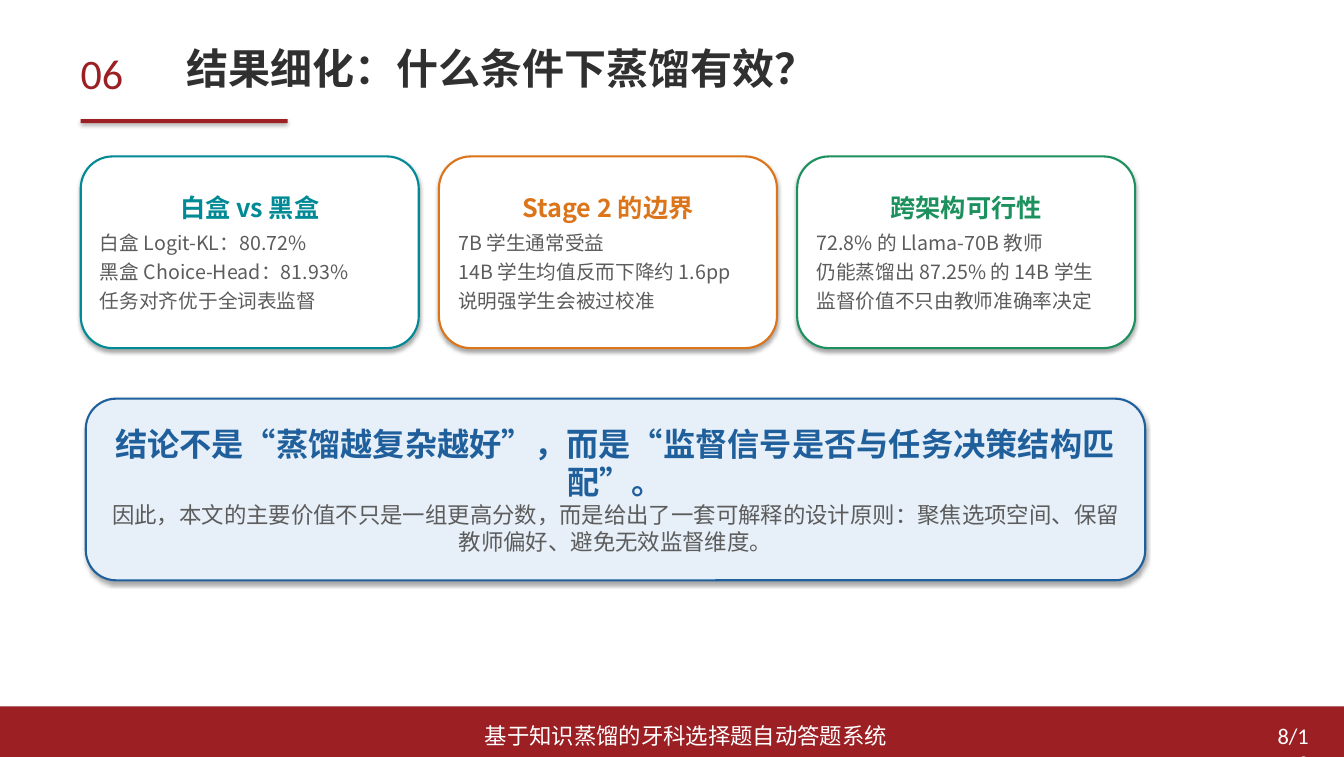
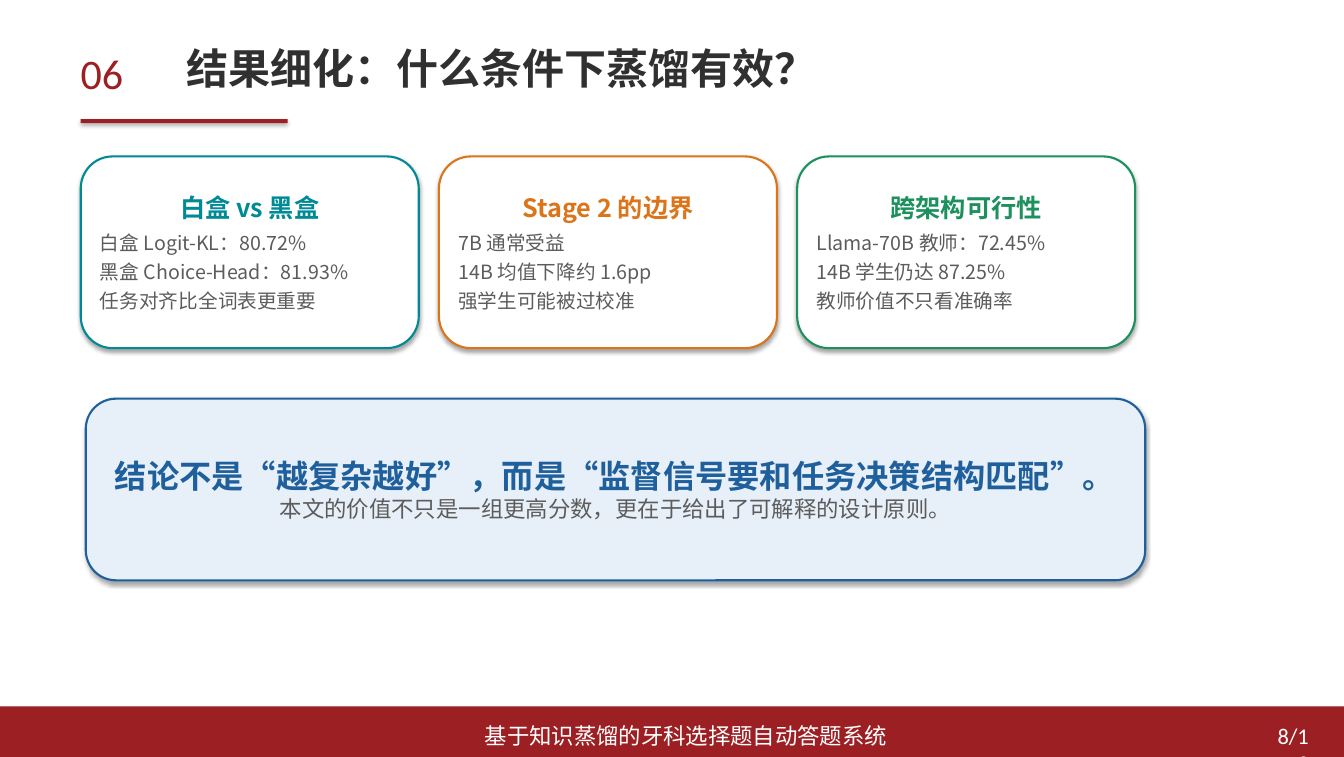
Before and after one commit to arthaschan/mentalDistill, a slide deck: slide 8 of thesis/答辩/论文汇报PPT_模板风格版.pptx. Drawn at 1344x757 pixels with LibreOffice and Linux fonts; fonts in the diff are those of the drawing. Boxes give left, top, right and bottom in pixels: in the first picture for what was removed or moved away, otherwise in the second. Text is boxed around its words. In the diff, an @@ line names an element or a change of style, - is before the commit and + after.

```diff
--- a/thesis/答辩/论文汇报PPT_模板风格版.pptx
+++ b/thesis/答辩/论文汇报PPT_模板风格版.pptx
@@ text in rounded rectangle at (x1=458, y1=233, x2=652, y2=310): text changed @@
-7B 学生通常受益
-14B 学生均值反而下降约 1.6pp
-说明强学生会被过校准
+7B 通常受益
+14B 均值下降约 1.6pp
+强学生可能被过校准
@@ text in rounded rectangle at (x1=816, y1=233, x2=1045, y2=310): text changed @@
-72.8% 的 Llama-70B 教师
-仍能蒸馏出 87.25% 的 14B 学生
-监督价值不只由教师准确率决定
+Llama-70B 教师：72.45%
+14B 学生仍达 87.25%
+教师价值不只看准确率
@@ text in rounded rectangle at (x1=100, y1=291, x2=316, y2=310): text changed @@
-任务对齐优于全词表监督
+任务对齐比全词表更重要
@@ text in rounded rectangle at (x1=115, y1=460, x2=1115, y2=519): text changed; size 16 to 23 pt; text colour #5C5C5C to #1F609C; bold on @@
-结论不是“蒸馏越复杂越好”，而是“监督信号是否与任务决策结构匹配”。
-因此，本文的主要价值不只是一组更高分数，而是给出了一套可解释的设计原则：聚焦选项空间、保留教师偏好、避免无效监督维度。
+结论不是“越复杂越好”，而是“监督信号要和任务决策结构匹配”。
+本文的价值不只是一组更高分数，更在于给出了可解释的设计原则。
```
Also in this commit, not shown: 11 other slides changed, 10 other files.
